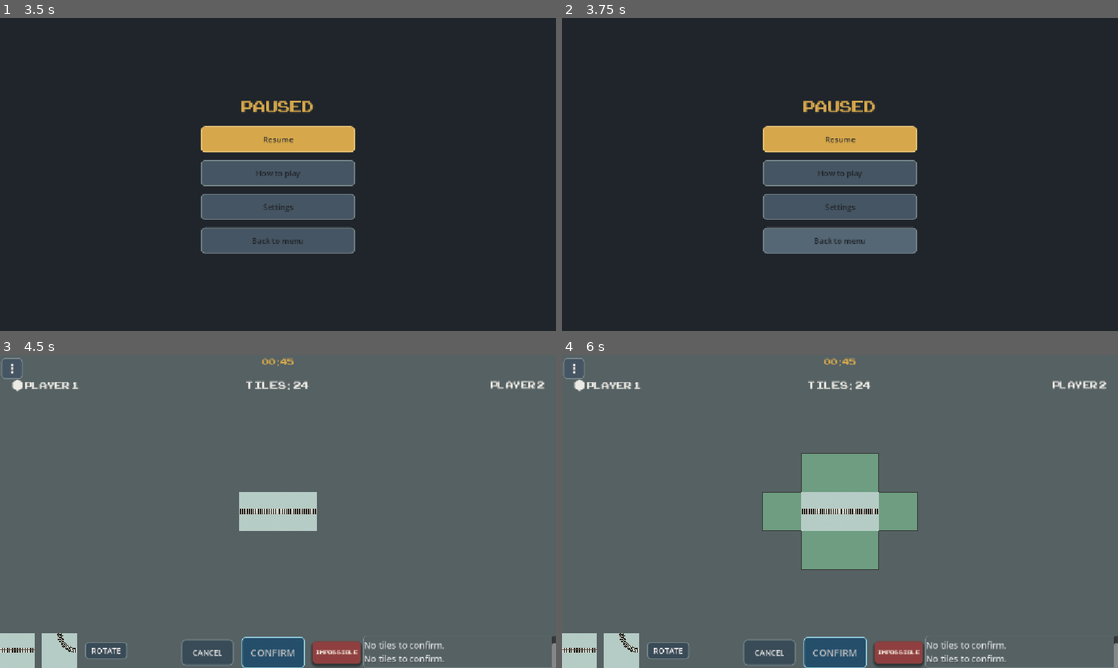
Above: before the commit, frames 1-4 (two rows, left to right).
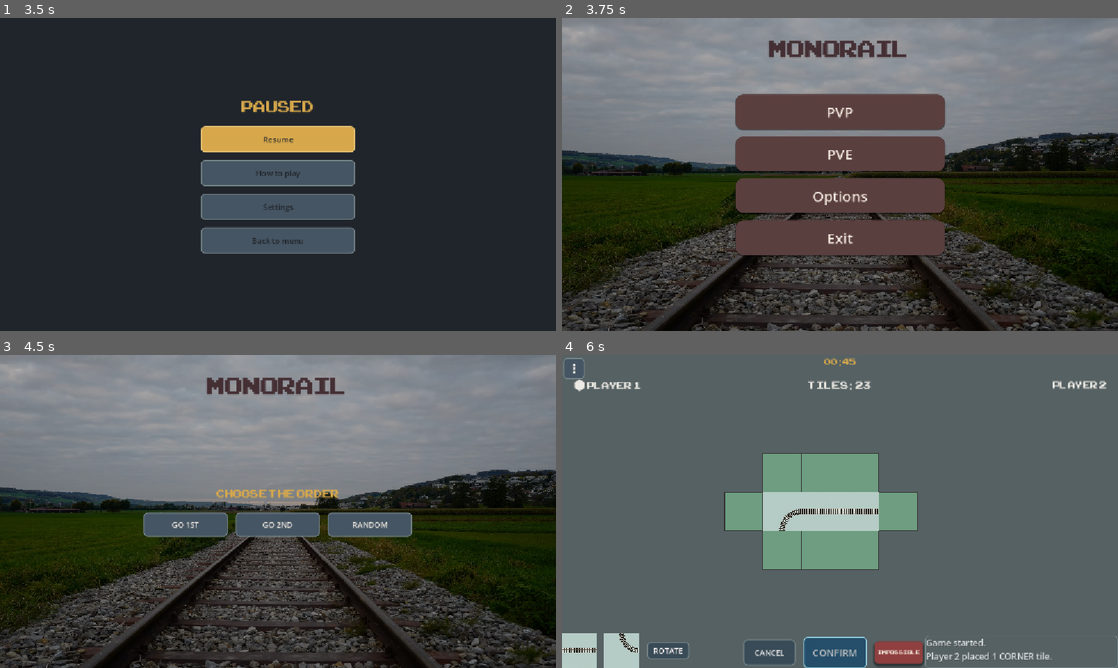
Above: after the commit, the same moments.

Repository: NguyenDucAnh20235585/monorail-godot
Game: Godot game, scene res://scenes/main_menu/main_menu.tscn
Same seed, same stepped clock (60 frames per second), same inputs: the game is played once before the commit and once after it.
Inputs (mouse positions are in pixels of both pictures, inside the frame that each line leads up to):
- Up to frame 1 (3.5 s): click "PVP" at 0.5 s; click "CONFIRM" at 1.25 s; click "CONFIRM" at 2 s; click "⋮" at 2.75 s
- Up to frame 2 (3.75 s): click "Back to menu" at 3.5 s
- Up to frame 3 (4.5 s): click (278, 477) at 4.25 s, where only the run before the commit has a clickable "Resume"
- Up to frame 4 (6 s): click (934, 524) at 5 s, where only the run after the commit has a clickable "RANDOM"; click (578, 649) at 5.75 s

Frame 1 is identical in both runs. In frame 2, 87% of the frame differs, in the area x 0-100%, y 0-100%; in frame 3, 94%; in frame 4, 4.1%.

Commit message:
fix: stabilize pause settings and navigation flow - anh.nd

Diff:
--- a/main.gd
+++ b/main.gd
@@ -123,8 +123,18 @@
 		AIPlayer.ACTION_NONE:
 			print("AI has no action: ", action["reason"])
 			add_game_log(action["reason"])
+			recover_ai_turn(action["reason"])
 
 func execute_ai_move(move: Dictionary):
+
+	var validation_result := MoveValidator.validate_move(game_state, move)
+
+	if not validation_result["is_valid"]:
+		print("AI generated invalid move: ", validation_result["message"])
+		add_game_log("AI could not use its planned move.")
+		recover_ai_turn(validation_result["message"])
+		return
+
 	for tile in move["tiles"]:
 		var added := pending_move.add_tile(
 			tile["position"],
@@ -135,12 +145,13 @@
 
 		if not added:
 			print("AI failed to add pending tile: ", tile)
+			recover_ai_turn("Failed to create pending move.")
 			return
 
 	$Board.set_pending_move(pending_move.to_move())
 	confirm_move()
 
-func execute_ai_declare_impossible() -> void:
+func execute_ai_declare_impossible():
 	var result := ImpossibleFlow.declare_impossible(
 		game_state,
 		game_state.current_player,
@@ -157,6 +168,51 @@
 	game_state.current_player = result["challenger"]
 
 	add_game_log(result["message"])
+	start_turn()
+
+func recover_ai_turn(reason: String) -> void:
+	reset_pending_move()
+	$Board.set_pending_move(pending_move.to_move())
+	$Board.set_indicators([])
+
+	print("AI recovery: ", reason)
+
+	# AI đang challenge Impossible mà không thể tiếp tục
+	# → coi như Give Up, người declare thắng.
+	if ImpossibleFlow.is_in_review(game_state.impossible_declared_by):
+		game_state.winner = game_state.impossible_declared_by
+		game_state.phase = GameState.GamePhase.GAME_FINISHED
+
+		add_game_log(
+			"AI could not continue the challenge. Player %d wins."
+			% (game_state.winner + 1)
+		)
+
+		show_end_game(game_state.winner)
+		return
+
+	# Normal turn: fallback sang Declare Impossible.
+	var result := ImpossibleFlow.declare_impossible(
+		game_state,
+		game_state.current_player,
+		0,
+		game_state.impossible_declared_by
+	)
+
+	if result["is_valid"]:
+		game_state.impossible_declared_by = result["declared_by"]
+		game_state.current_player = result["challenger"]
+
+		add_game_log("AI declared Impossible.")
+		start_turn()
+		return
+
+	# Emergency fallback cho tester build:
+	# tuyệt đối không để game đứng ở AI turn.
+	print("AI recovery failed. Skipping AI turn.")
+	add_game_log("AI could not act. Turn skipped.")
+
+	RulesEngine.end_turn(game_state)
 	start_turn()
 
 func start_turn():
@@ -443,8 +499,12 @@
 	start_turn()
 
 func _input(event):
-	if event.is_action_pressed("ui_cancel"):
-		get_tree().quit()
+	if event is InputEventKey and event.pressed and event.keycode == KEY_ESCAPE:
+		print("ESC detected | paused = ", get_tree().paused)
+
+		if not get_tree().paused:
+			get_viewport().set_input_as_handled()
+			_on_menu_button_pressed()
 
 func _on_menu_button_pressed():
 	$BoardCamera.reset_drag_state()
@@ -465,3 +525,11 @@
 func _on_game_options_close_pressed():
 	options_menu.visible = false
 	pause_content.visible = true
+
+func _on_options_back_to_menu_pressed():
+	get_tree().paused = false
+	get_tree().change_scene_to_file("res://scenes/main_menu/main_menu.tscn")
+
+func _on_exit_game_pressed():
+	get_tree().paused = false
+	get_tree().quit()
--- a/main.tscn
+++ b/main.tscn
@@ -325,6 +325,13 @@
 shadow_color = Color(0, 0, 0, 0)
 shadow_size = 3
 shadow_offset = Vector2(0, 2)
+
+[sub_resource type="InputEventKey" id="InputEventKey_5vw27"]
+pressed = true
+keycode = 4194305
+
+[sub_resource type="Shortcut" id="Shortcut_3ovsr"]
+events = [SubResource("InputEventKey_5vw27")]
 
 [sub_resource type="StyleBoxFlat" id="StyleBoxFlat_3owqy"]
 bg_color = Color(0.3529412, 0.24705882, 0.24705882, 1)
@@ -799,6 +806,7 @@
 theme_override_styles/normal = SubResource("StyleBoxFlat_rnw2r")
 theme_override_styles/pressed = SubResource("StyleBoxFlat_7024m")
 theme_override_styles/hover = SubResource("StyleBoxFlat_8f350")
+shortcut = SubResource("Shortcut_3ovsr")
 text = "Resume"
 
 [node name="HowToPlayButton" type="Button" parent="GameplayUI/PauseMenu/CenterContainer/PauseContainer" unique_id=1205850055]
@@ -1073,6 +1081,7 @@
 [connection signal="pressed" from="GameplayUI/EndGameOverlay/CenterContainer/EndGameContainer/BackToMenuButton" to="." method="_on_back_to_menu_button_pressed"]
 [connection signal="pressed" from="GameplayUI/PauseMenu/CenterContainer/PauseContainer/ResumeButton" to="." method="_on_resume_button_pressed"]
 [connection signal="pressed" from="GameplayUI/PauseMenu/CenterContainer/PauseContainer/SettingsButton" to="." method="_on_pause_settings_button_pressed"]
+[connection signal="pressed" from="GameplayUI/PauseMenu/CenterContainer/PauseContainer/BackToMenuButton" to="." method="_on_options_back_to_menu_pressed"]
 [connection signal="pressed" from="GameplayUI/Options/Close" to="." method="_on_game_options_close_pressed"]
 [connection signal="value_changed" from="GameplayUI/Options/AudioControl" to="GameplayUI/Options/AudioControl" method="_on_value_changed"]
 [connection signal="value_changed" from="GameplayUI/Options/SFXControl" to="GameplayUI/Options/SFXControl" method="_on_value_changed"]
--- a/scenes/main_menu/main_menu.gd
+++ b/scenes/main_menu/main_menu.gd
@@ -38,3 +38,6 @@
 func _on_random_pressed():
 	GameSession.starting_choice = GameSession.StartingChoice.RANDOM
 	get_tree().change_scene_to_file("res://main.tscn")
+
+func _on_exit_button_pressed():
+	get_tree().quit()
--- a/scenes/main_menu/main_menu.tscn
+++ b/scenes/main_menu/main_menu.tscn
@@ -520,6 +520,7 @@
 [connection signal="pressed" from="MainButtons/PVPButton" to="." method="_on_pvp_button_pressed"]
 [connection signal="pressed" from="MainButtons/PVEButton" to="." method="_on_pve_button_pressed"]
 [connection signal="pressed" from="MainButtons/SettingsButton" to="." method="_on_settings_button_pressed"]
+[connection signal="pressed" from="MainButtons/ExitButton" to="." method="_on_exit_button_pressed"]
 [connection signal="pressed" from="Options/Close" to="." method="_on_close_options_pressed"]
 [connection signal="value_changed" from="Options/AudioControl" to="Options/AudioControl" method="_on_value_changed"]
 [connection signal="value_changed" from="Options/SFXControl" to="Options/SFXControl" method="_on_value_changed"]
--- a/scripts/core/ai/ai_player.gd
+++ b/scripts/core/ai/ai_player.gd
@@ -80,6 +80,7 @@
 	difficulty: Difficulty = Difficulty.HEURISTIC,
 	declared_by: int = ImpossibleFlow.NOBODY
 ) -> Dictionary:
+
 	if difficulty == Difficulty.RANDOM:
 		return _wrap_move(_choose_random_move(state), "AI chọn ngẫu nhiên một nước đi.")
 
@@ -142,17 +143,31 @@
 		return true
 
 	var needed: int = WinChecker.min_tiles_to_close(state.board)
-	return needed > 0 and needed > state.remaining_tiles
-
+
+	if needed > 0 and needed > state.remaining_tiles:
+		return true
+
+	# Hotfix: cho AI đôi lúc phán đoán Impossible ở giữa/cuối game.
+	if state.remaining_tiles <= 6:
+		return randf() < 0.45
+
+	if state.remaining_tiles <= 12:
+		return randf() < 0.20
+
+	return false
 
 static func _describe_impossible(state: GameState) -> String:
 	var trace: Dictionary = WinChecker.trace_station_track(state.board)
 	if trace["status"] == WinChecker.TRACK_BLOCKED:
 		return "AI tuyên bố Impossible: đường ray từ ga đã bị chặn."
-	return "AI tuyên bố Impossible: cần ít nhất %d tile mà chỉ còn %d." % [
-		WinChecker.min_tiles_to_close(state.board), state.remaining_tiles
-	]
-
+	var needed: int = WinChecker.min_tiles_to_close(state.board)
+
+	if needed > 0 and needed > state.remaining_tiles:
+		return "AI tuyên bố Impossible: cần ít nhất %d tile mà chỉ còn %d." % [
+			needed, state.remaining_tiles
+		]
+
+	return "AI tuyên bố Impossible."
 
 # ----------------------------------------------------------------------------
 # 3. Chọn nước đi
